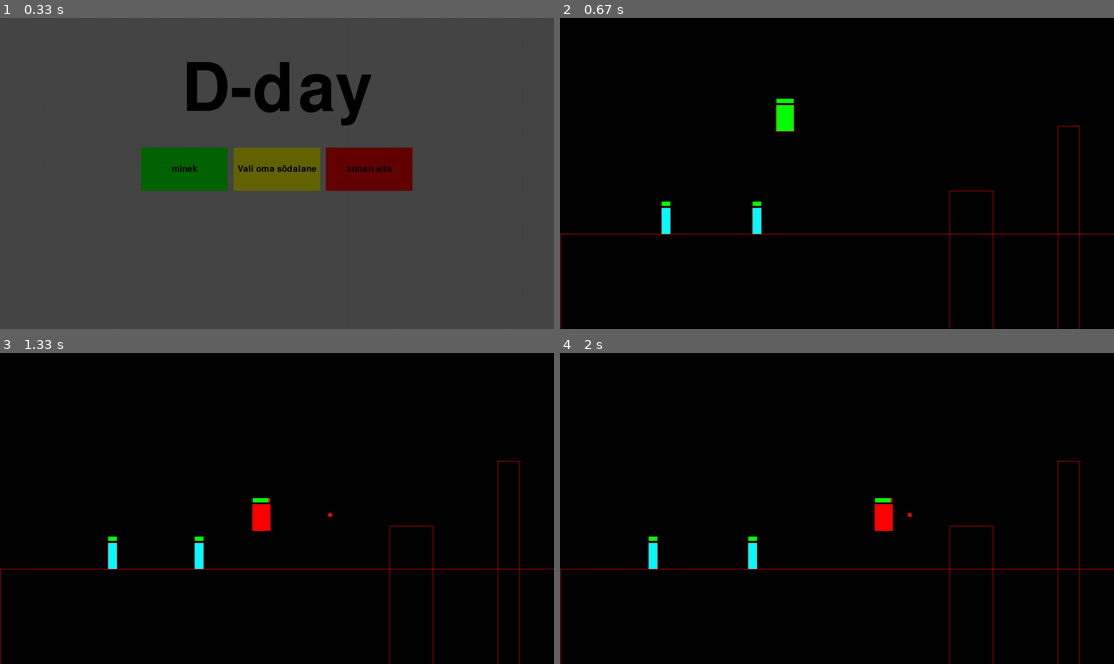
Above: before the commit, frames 1-4 (two rows, left to right).
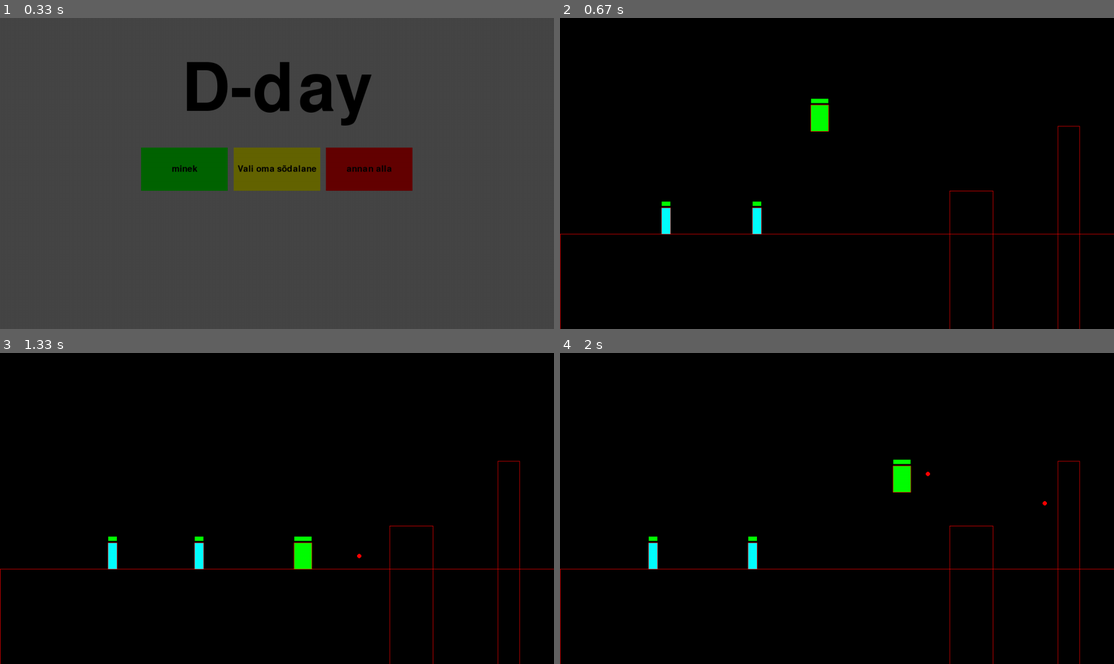
Above: after the commit, the same moments.

Repository: KarupoegPuhh/2020-projekt
Game: pygame game, started from MAIN.py
Two runs of this game, one before a commit and one after it. Both use one fixed random seed, a clock stepped at 60 frames per second and the inputs below.
Inputs:
- Up to frame 1 (0.33 s): no input
- Up to frame 2 (0.67 s): click "minek" at 0.38 s
- Up to frame 3 (1.33 s): tap Space at 0.67, 1.07 s; hold D from 1 s (still down)
- Up to frame 4 (2 s): tap Space at 1.37, 1.57, 1.9 s; release D at 1.47 s; hold W 1.5-1.8 s; hold D from 1.83 s (still down)

Frame 1 is identical in both runs. In frame 2, 0.7% of the frame differs, in the area x 38-49%, y 25-37%; in frame 3, 0.7%; in frame 4, 0.7%, in the area x 56-88%, y 34-58%.

Commit message:
helid ja raha drop + väiksed fixid

Diff:
--- a/MAIN.py
+++ b/MAIN.py
@@ -1,5 +1,7 @@
 import pygame as pg
 import sys
+from random import randint
+from random import choice
 pg.init()
 
 
@@ -128,6 +130,29 @@
         def draw(self, aken):
             pg.draw.circle(aken, self.värv, (self.x , self.y), self.raadius)
 
+    class raha:
+        raha_maas = 0
+        instances = []
+        def __init__(self,x,y,v,suund,xoff):
+            self.__class__.instances.append(self)
+            self.x = x
+            self.y = y
+            self.v = v
+            self.suund = suund
+            self.xoff = xoff
+            self.kukkumas = True
+
+        def kukub(self):
+            self.y += 0.5*(self.v**2)*dt
+            self.x += self.xoff
+            self.v -= 1
+            if self.y >= mk:
+                self.y = mk
+                self.kukkumas = False
+
+        def draw(self, aken):
+            pg.draw.circle(aken, (200,200,200), (self.x , self.y), 2)
+
     class Vastane:
         instances = []
         def __init__(self, x, y, lõpp, vel, health):
@@ -170,6 +195,9 @@
             if self.health > 1:
                 self.health -= 1
             else:
+                for ugu in range(randint(3,6)):
+                    vars()["r"+str(raha.raha_maas)] = raha(self.x,self.y,choice([-1,1]),5/randint(1,10),4/randint(1,10))
+                    raha.raha_maas += 1
                 self.elus = False
                 self.instances.remove(self)
             print("hit!")
@@ -232,6 +260,8 @@
         paha.draw(aken)
         paha1.draw(aken)
 
+        for rah in raha.instances:
+            rah.draw(aken)
         for kuul in kuulid:
             kuul.draw(aken)
 
@@ -282,17 +312,23 @@
         if t.kb == 0: #knockbacki ajal surematu
             if t.x+t.laius+(t.vel*dt) >= e.x and t.x+t.laius < e.x + e.laius/2 and not t.y < e.y - t.pikkus:
                 Tom.kb = 1
+                Tom.kontr = False
                 Tom.hit()
+                valu.play()
                 return e.vel
             elif t.x <= e.x+e.laius+(t.vel*dt) and t.x > e.x+e.laius/2 and not t.y < e.y - t.pikkus:
                 Tom.kb = -1
+                Tom.kontr = False
                 Tom.hit()
+                valu.play()
                 return e.vel
             else:
                 Tom.kb = 0
                 return t.vh
 
     def surm():
+        psurm.play()
+        pg.mixer.music.stop()
         surm = True
         while surm:
             for event in pg.event.get():
@@ -314,15 +350,14 @@
 
             pg.display.update()
 
-    #VARS
+    #VARS ja objektid
     if True: #et saaks collapsida
-
+        #objektid
         põrand1 = põrand(0,laius,500)#(0,600,500)
         plat2 = põrand(750+400,800+400,250)
         plat = põrand(500+400,600+400,400)
 
-        Tom = Player(500, 100, 40, 60)
-        #Tom.y = põrand1.y-Tom.pikkus
+        Tom = Player(580, 100, 40, 60)
         vh = Tom.vh
         Tom.vh = 0
         kuul = Kuul(laius + Tom.x // 2, kõrgus + Tom.y // 2, Tom.vaatab)
@@ -331,6 +366,7 @@
         paha1 = Vastane(100, 0, 400, 15, 2)
         paha1.y = põrand1.y-paha1.pikkus
 
+        #vars
         kuulid = []
         kuulide_cd = 0
         kuulide_cd_const = 10
@@ -346,12 +382,27 @@
         global eelmine_mk
         eelmine_mk = 500
 
-    pg.mixer.music.load("game.mp3")
-    pg.mixer.music.play(-1)
-    pause = False
-    pos = 0
-    global start
-    start = 0
+    #sound cars, hiljem eraldi class vms
+    if True:
+        pg.mixer.music.load("game.mp3")
+        pg.mixer.music.play(-1)
+        pos = 0
+        global start
+        start = 0
+
+        vastane_valu = pg.mixer.Sound("Zhurt.mp3")
+        vastane_valu2 = pg.mixer.Sound("Zhurt1.mp3")
+        vastane_surm = pg.mixer.Sound("Zdeath.mp3")
+        valu = pg.mixer.Sound("hurt.mp3")
+        psurm = pg.mixer.Sound("death.mp3")
+        shoot = pg.mixer.Sound("shoot.mp3")
+        whit = pg.mixer.Sound("hit.mp3")
+        hop = pg.mixer.Sound("hop.mp3")
+        hop2 = pg.mixer.Sound("hop1.mp3")
+        pg.mixer.Sound.set_volume(shoot,0.4)
+        pg.mixer.Sound.set_volume(whit,0.4)
+        #pg.mixer.Sound.set_volume(hop,2)
+        #pg.mixer.Sound.set_volume(hop2,2)
 
     while running:
         #exit
@@ -367,23 +418,26 @@
             if kuulide_cd > kuulide_cd_const:
                 kuulide_cd = 0
             for kuul in kuulid:
-                #Paha tulistamine
-                if kuul.y - kuul.raadius < paha.hitbox[1] + paha.hitbox[3] and kuul.y + kuul.raadius > paha.hitbox[1] and paha.elus:
-                    if kuul.x - kuul.raadius < paha.hitbox[0] + paha.hitbox[2] and kuul.x + kuul.raadius > paha.hitbox[0]:
-                        kuulid.pop(kuulid.index(kuul))
-                        paha.hit()
-                #Paha1 tulistamine
-                if kuul.y - kuul.raadius < paha1.hitbox[1] + paha1.hitbox[3] and kuul.y + kuul.raadius > paha1.hitbox[1] and paha1.elus:
-                    if kuul.x - kuul.raadius < paha1.hitbox[0] + paha1.hitbox[2] and kuul.x + kuul.raadius > paha1.hitbox[0]:
-                        kuulid.pop(kuulid.index(kuul))
-                        paha1.hit()
+                #Pahade tulistamine
+                for p in Vastane.instances:
+                    if kuul.y - kuul.raadius < p.hitbox[1] + p.hitbox[3] and kuul.y + kuul.raadius > p.hitbox[1] and p.elus:
+                        if kuul.x - kuul.raadius < p.hitbox[0] + p.hitbox[2] and kuul.x + kuul.raadius > p.hitbox[0]:
+                            kuulid.pop(kuulid.index(kuul))
+                            p.hit()
+                            if randint(0,2):
+                                vastane_valu.play()
+                            else:
+                                vastane_valu2.play()
+
                 #sein
                 if not pole_sein_v(kuul.vel,kuul.x,kuul.y,0,0,5):
                     if kuul in kuulid:
                         kuulid.pop(kuulid.index(kuul))
+                        whit.play()
                 if not pole_sein_p(kuul.vel,kuul.x,kuul.y,0,0,5):
                     if kuul in kuulid:
                         kuulid.pop(kuulid.index(kuul))
+                        whit.play()
                 #liikumine
                 if kuul.x < Tom.x + 500 and kuul.x > Tom.x - 500:
                     kuul.x += kuul.vel*dt  # Moves the kuul by its vel
@@ -408,6 +462,10 @@
             # TOM HÜPPAMINE
             if not Tom.jump:
                 if keys [pg.K_w]:
+                    if randint(0,2):
+                        hop.play()
+                    else:
+                        hop2.play()
                     Tom.jump = True
             if Tom.jump:
                 #F = 1 / 2 * mass * velocity ^ 2
@@ -450,7 +508,6 @@
             if Tom.vh > 0:
                 F = (0.5*Tom.m*(lükkaja_v**2)) #/2
                 Tom.x -= (F*dt*Tom.kb)/3
-                Tom.kontr = False
             else:
                 F = -(0.5*Tom.m*(Tom.vh**2)) #/2
                 Tom.kontr = True
@@ -467,6 +524,7 @@
 
         #TULISTAMINE
         if keys[pg.K_SPACE] and kuulide_cd == 0:
+            shoot.play()
             if Tom.vaatab == 1:
                 suund = 1
             else:
@@ -476,6 +534,11 @@
                 kuulid.append(Kuul(round(Tom.x+Tom.laius//2+suund*Tom.laius/2), round(Tom.y + Tom.pikkus//2), suund))
 
             kuulide_cd = 1
+
+        #RAHA
+        for ir in raha.instances:
+            if ir.kukkumas:
+                ir.kukub()
 
         #PAUSE MENU
         if keys[pg.K_p]:
Not shown, changed: 1304215180.mp3
Not shown, changed: 1304215180.wav
Not shown, added: Zdeath.mp3
Not shown, added: Zhurt.mp3
Not shown, added: Zhurt1.mp3
Not shown, added: death.mp3
Not shown, changed: filt.mp3
Not shown, removed: filt.ogg
Not shown, changed: filt.wav
Not shown, changed: game.mp3
Not shown, changed: game_filt.mp3
Not shown, added: hit.mp3
(and 4 more such lines)
